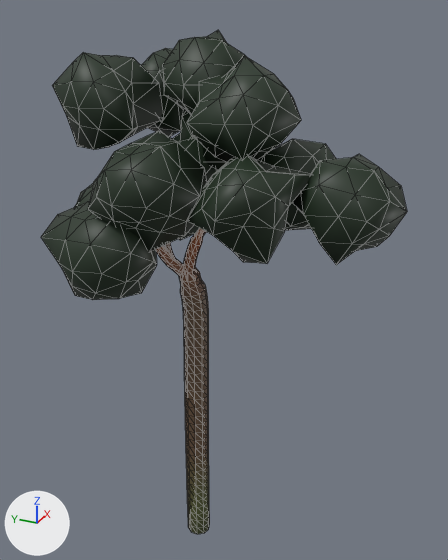
Renders of the glTF model Data/Buttertubs/Trees/SM_TreeFar_pine_2.glb from each side of a commit.
Camera for both pictures: a 50 mm lens placed at (-16.46, -8.5, 17.99), pointed at (1.48, -0.42, 9.02). The axes (+X, +Y, +Z) are drawn at lower left. The lights are the same throughout. The first picture is the older version. Mesh edges are drawn as thin lines. Vertices at exactly the same position are counted once.

Before the edit, the objects in view are built like this:
```python
me_sm_treefar_pine_2 = bpy.data.meshes.new('SM_TreeFar_pine_2')
me_sm_treefar_pine_2.from_pydata(...)  # 1118 vertices, 2106 faces; spans x -3.0..5.0, y -6.4..5.3, z -1.2..17.0
me_sm_treefar_pine_2.materials.append(mat_defaultmaterial)
ob_sm_treefar_pine_2 = bpy.data.objects.new('SM_TreeFar_pine_2', me_sm_treefar_pine_2)
ob_sm_treefar_pine_2.location = (0.0, 0.0, 0.0)
```
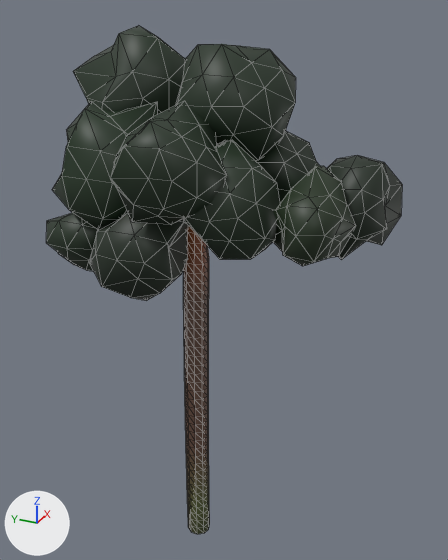
The change, as JSON lines over the scene's bpy script:
```json
{"block": "me_sm_treefar_pine_2", "where": "# used by ob_sm_treefar_pine_2; location = (0.0, 0.0, 0.0)"}
{"op": "remove", "block": "me_sm_treefar_pine_2", "code": "me_sm_treefar_pine_2.from_pydata(...)  # 1118 vertices, 2106 faces; spans x -3.0..5.0, y -6.4..5.3, z -1.2..17.0"}
{"op": "add", "block": "me_sm_treefar_pine_2", "code": "me_sm_treefar_pine_2.from_pydata(...)  # 1141 vertices, 2159 faces; spans x -3.1..4.5, y -6.0..5.5, z -1.2..17.1"}
{"block": "me_sm_treefar_pine_2", "change": "me_sm_treefar_pine_2 part 1: 570 vertices moved from x -3.0..4.2, y -6.4..5.3, z 8.8..17.0 to x -3.1..4.5, y -6.0..5.5, z 8.9..16.8; 250 vertices removed from x -2.0..5.0, y -1.3..4.6, z 9.0..16.4; 244 vertices added at x -1.4..3.8, y -4.0..5.0, z 9.9..17.1"}
{"block": "me_sm_treefar_pine_2", "change": "me_sm_treefar_pine_2 part 2: 983 kept faces spanning x -3.1..4.5, y -5.2..5.5, z 6.8..16.8 get new vertex colours"}
{"block": "me_sm_treefar_pine_2", "change": "other edits to the shape of me_sm_treefar_pine_2 do not show in these pictures"}
```

Where the change shows, as pixel boxes [x1, y1, x2, y2] in the pictures (448 x 560 px; the box of a moved part takes in the faces that stretch with it):
```json
{"object": "SM_TreeFar_pine_2", "change": "reshaped", "before": [41, 30, 407, 534], "after": [46, 26, 402, 534]}
{"part": 1, "of": "me_sm_treefar_pine_2", "change": "moved or reshaped", "before": [53, 48, 407, 298], "after": [47, 26, 402, 292]}
{"part": 2, "of": "me_sm_treefar_pine_2", "change": "recoloured", "before": [41, 30, 353, 311], "after": [46, 44, 359, 311]}
```
